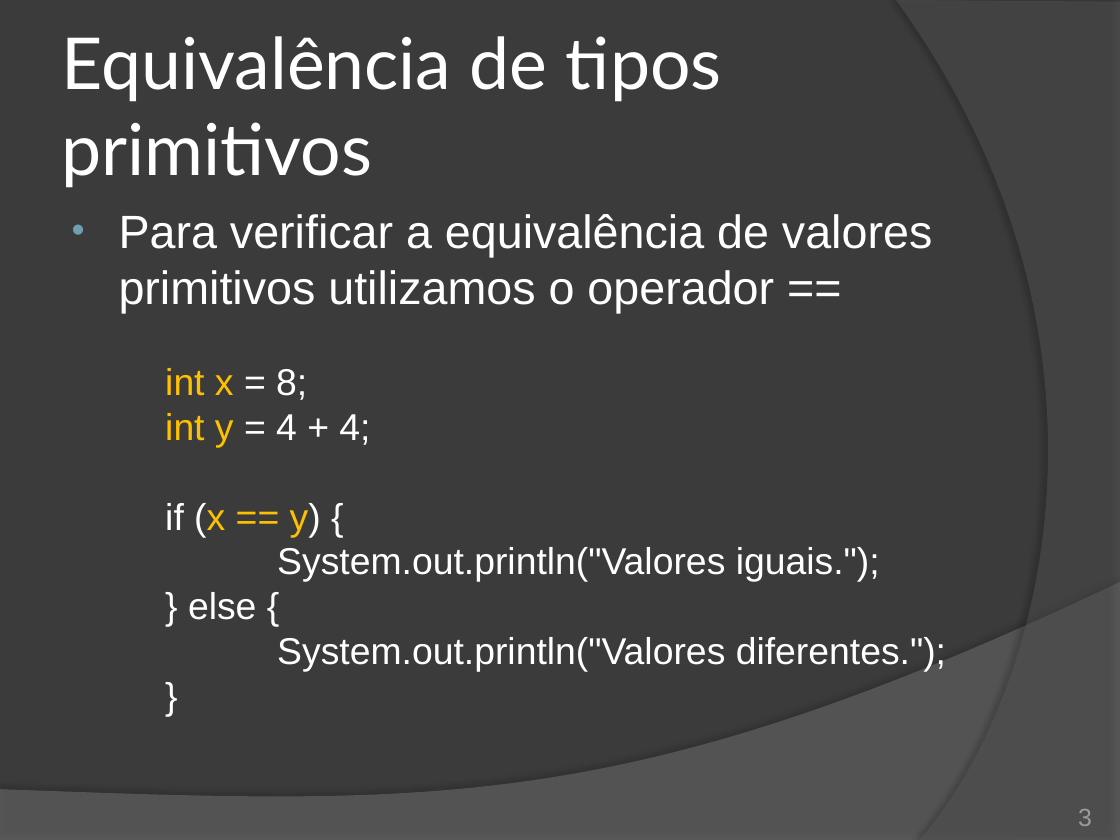
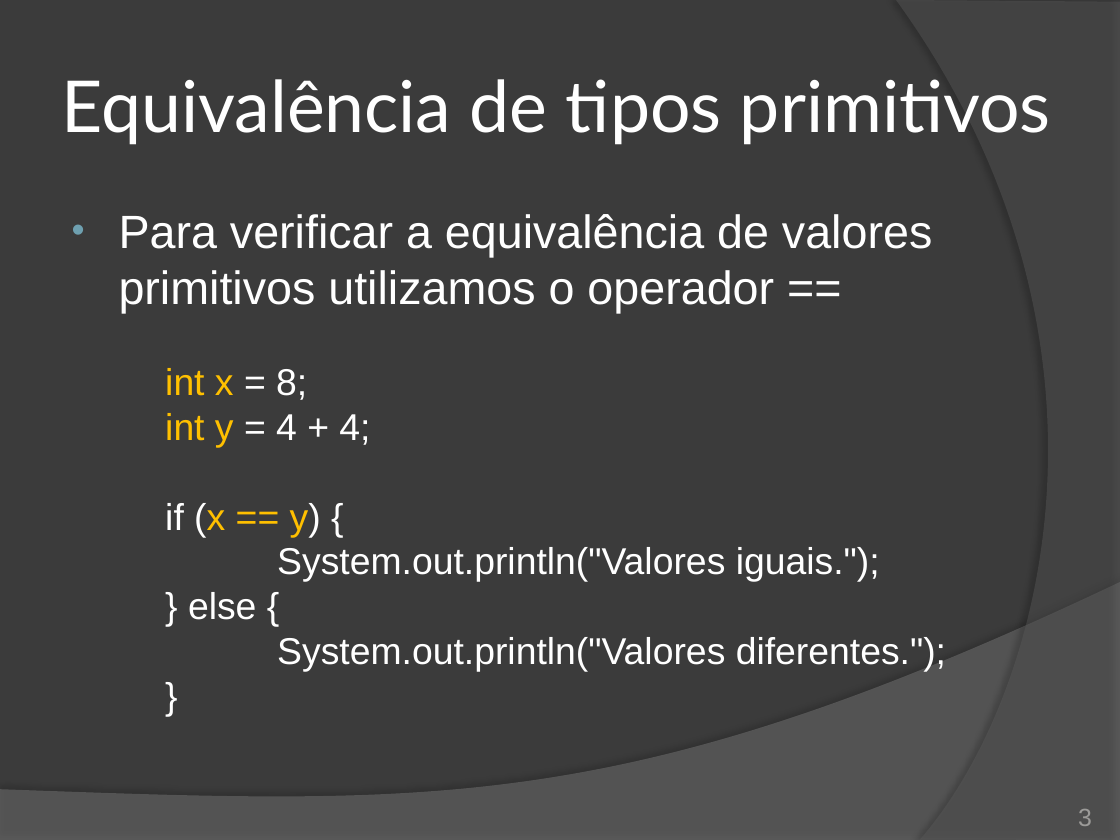
Before and after one commit to duchesqui/slzvieira-training, a slide deck: slide 3 of trunk/2-Java-Programmer-Modulo-II/09.Capitulo03.pptx. Drawn at 1120x840 pixels with LibreOffice and Linux fonts; fonts in the diff are those of the drawing. Boxes give left, top, right and bottom in pixels: in the first picture for what was removed or moved away, otherwise in the second. Text is boxed around its words. In the diff, an @@ line names an element or a change of style, - is before the commit and + after.

```diff
--- a/trunk/2-Java-Programmer-Modulo-II/09.Capitulo03.pptx
+++ b/trunk/2-Java-Programmer-Modulo-II/09.Capitulo03.pptx
@@ title "Equivalência de tipos primitivos" rewrapped from (x1=62, y1=36, x2=722, y2=188) to (x1=62, y1=79, x2=1051, y2=145) @@
```
Also in this commit, not shown: 4 other slides changed, 7 other files.
